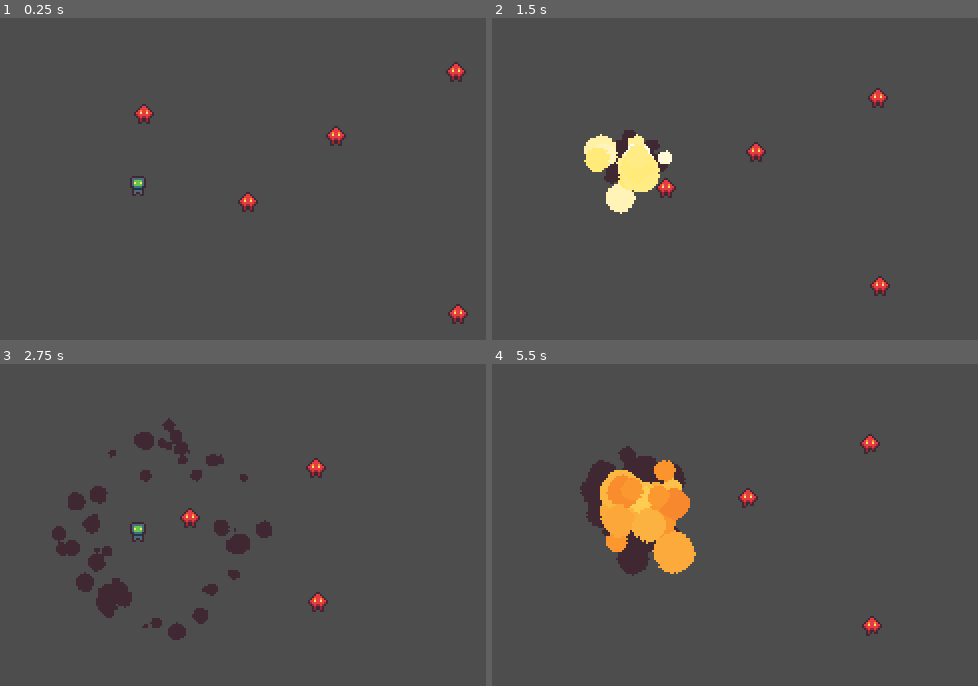
Above: before the commit, frames 1-4 (two rows, left to right).
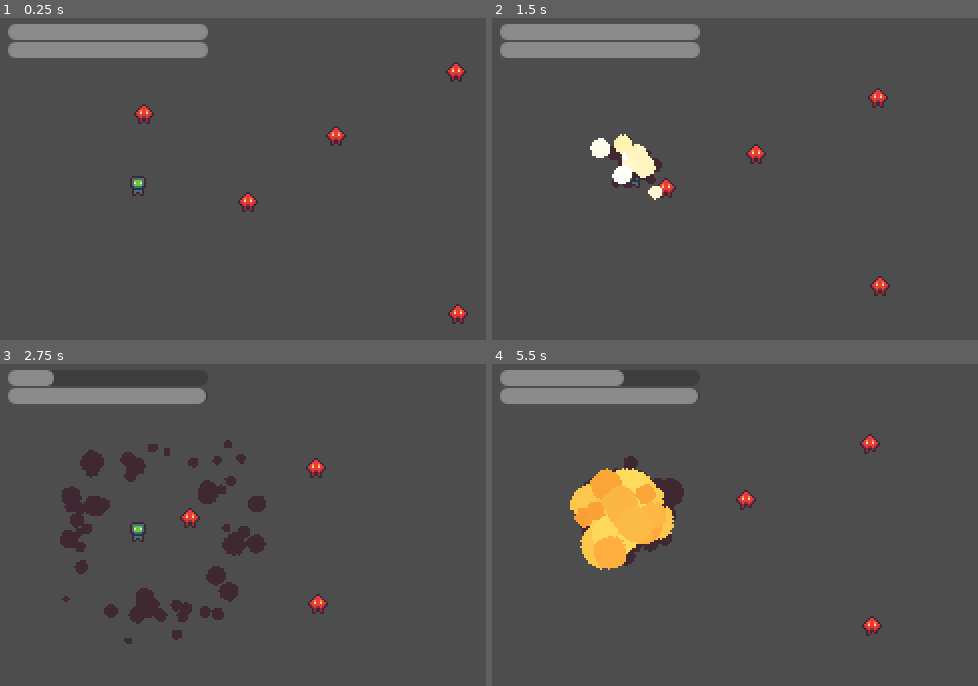
Above: after the commit, the same moments.

Repository: OriginTwo/shooter-robot
Game: Godot game, scene res://sources/game/game.tscn
Same seed, same stepped clock (60 frames per second), same inputs: the game is played once before the commit and once after it. Before the commit the project has no main scene; this scene is started directly in both runs.
Inputs (mouse positions are in pixels of both pictures, inside the frame that each line leads up to):
- Up to frame 1 (0.25 s): no input
- Up to frame 2 (1.5 s): move the mouse to (880, 179) at 0.52 s; tap D (move_e) at 0.6 s; tap W (move_n) at 0.8, 1.35 s; move the mouse to (652, 214) at 1.27 s
- Up to frame 3 (2.75 s): tap S (move_s) at 1.55, 2.1 s; move the mouse to (325, 463) at 2.02 s; tap A (move_w) at 2.3 s
- Up to frame 4 (5.5 s): move the mouse to (735, 615) at 2.77 s; tap A (move_w) at 2.85 s; click (735, 615) at 3.05 s; move the mouse to (924, 595) at 3.52 s; press the mouse at (924, 595) at 3.53 s; tap D (move_e) at 3.8, 4.35 s; move the mouse to (598, 489) at 4.27 s; release the mouse at (598, 489) at 4.28 s; tap W (move_n) at 4.55, 5.1 s; move the mouse to (788, 541) at 5.02 s; tap S (move_s) at 5.3 s

The runs differ from the first frame. In frame 1, 4.0% of the frame differs, in the area x 1-43%, y 1-13%; in frame 2, 6.9%; in frame 3, 8.9%, in the area x 1-68%, y 1-87%; in frame 4, 8.8%.

Commit message:
add energy

Diff:
--- a/project.godot
+++ b/project.godot
@@ -11,6 +11,7 @@
 [application]
 
 config/name="Everything Has a Cost"
+run/main_scene="res://sources/game/game.tscn"
 config/features=PackedStringArray("4.3", "Forward Plus")
 config/icon="res://icon.svg"
 
--- a/sources/game/game.tscn
+++ b/sources/game/game.tscn
@@ -1,12 +1,13 @@
-[gd_scene load_steps=4 format=3 uid="uid://d2v5rwbvgpdx0"]
+[gd_scene load_steps=5 format=3 uid="uid://d2v5rwbvgpdx0"]
 
+[ext_resource type="PackedScene" uid="uid://bdaeqkxl05bmp" path="res://sources/player/player_ui.tscn" id="3_6fsbk"]
 [ext_resource type="PackedScene" uid="uid://cm5wx8q6yihns" path="res://sources/player/player.tscn" id="7_dx8t4"]
 [ext_resource type="PackedScene" uid="uid://7wy4rpgf0k20" path="res://sources/enemy/enemy_close.tscn" id="10_hwl8f"]
 
 [sub_resource type="NavigationPolygon" id="NavigationPolygon_m04fi"]
-vertices = PackedVector2Array(242.938, 167.039, 20.9375, 167.953, 20.0469, 19.9531, 242.047, 19.0391)
+vertices = PackedVector2Array(260, 170, 10, 170, 10, 10, 260, 10)
 polygons = Array[PackedInt32Array]([PackedInt32Array(0, 1, 2, 3)])
-outlines = Array[PackedVector2Array]([PackedVector2Array(10, 10, 11, 178, 253, 177, 252, 9)])
+outlines = Array[PackedVector2Array]([PackedVector2Array(0, 0, 0, 180, 270, 180, 270, 0)])
 
 [node name="Game" type="Node2D"]
 y_sort_enabled = true
@@ -35,3 +36,6 @@
 [node name="Projectiles" type="CanvasLayer" parent="." groups=["projectiles"]]
 
 [node name="Particles" type="CanvasLayer" parent="." groups=["particles"]]
+
+[node name="PlayerUI" parent="." node_paths=PackedStringArray("player") instance=ExtResource("3_6fsbk")]
+player = NodePath("../Player")
--- /dev/null
+++ b/sources/player/player_ui.tscn
@@ -0,0 +1,27 @@
+[gd_scene load_steps=2 format=3 uid="uid://bdaeqkxl05bmp"]
+
+[ext_resource type="Script" path="res://sources/player/scripts/player_ui.gd" id="1_5hx48"]
+
+[node name="PlayerUI" type="CanvasLayer"]
+script = ExtResource("1_5hx48")
+
+[node name="VBoxContainer" type="VBoxContainer" parent="."]
+offset_left = 4.0
+offset_top = 4.0
+offset_right = 104.0
+offset_bottom = 44.0
+theme_override_constants/separation = 1
+
+[node name="HealthBar" type="ProgressBar" parent="VBoxContainer"]
+unique_name_in_owner = true
+custom_minimum_size = Vector2(100, 8)
+layout_mode = 2
+max_value = 3.0
+step = 1.0
+show_percentage = false
+
+[node name="EnergyBar" type="ProgressBar" parent="VBoxContainer"]
+unique_name_in_owner = true
+custom_minimum_size = Vector2(100, 8)
+layout_mode = 2
+show_percentage = false
--- a/sources/player/scripts/player.gd
+++ b/sources/player/scripts/player.gd
@@ -1,3 +1,4 @@
+class_name Player
 extends CharacterBody2D
 
 const MAX_SPEED := 40.0
@@ -12,29 +13,80 @@
 
 var state_machine := CallableStateMachine.new()
 
-var input_vector: Vector2
+const MAX_ENERGY: float = 500.0
+const ENERGY_RECHARGE_RATE: float = 50.0        # per second
+const RUNNING_ENERGY_CONSUMPTION: float = 10.0  # per second
+const SHOOTING_ENERGY_CONSUMPTION: float = 20.0 # per shot
+var energy := MAX_ENERGY :
+	set(new_value):
+		var old_value := energy
+		energy = clamp(new_value, 0.0, MAX_ENERGY)
+		if energy < old_value:
+			energy_recharge_cooldown_timer = ENERGY_RECHARGE_COOLDOWN_TIME
+
+# time to wait after energy usage to begin recharge
+const ENERGY_RECHARGE_COOLDOWN_TIME: float = 1.0
+var energy_recharge_cooldown_timer: float
 
 func _ready() -> void:
 	add_to_group("player")
+
+	state_machine.add_state("idle", state_idle_process, Callable(), state_idle_enter)
+	state_machine.add_state("run", Callable(), state_run_physics_process, state_run_enter)
+	state_machine.set_initial_state("idle")
 
 	health_component.depleted.connect(get_tree().call_deferred.bind("reload_current_scene"))
 	hurtbox_component.hurt.connect(print.bind("hurt").unbind(1))
 
 func _unhandled_input(event: InputEvent) -> void:
-	if event.is_action_pressed("shoot") && shoot_cooldown_timer.is_stopped():
+	if event.is_action_pressed("shoot") &&\
+			shoot_cooldown_timer.is_stopped() &&\
+			energy >= SHOOTING_ENERGY_CONSUMPTION:
 		var mouse_pos := get_viewport().get_mouse_position()
 		var laser := laser_spawner.spawn(projectiles_container) as ProjectileComponent
 		laser.direction = laser_spawner.global_position.direction_to(mouse_pos)
 		shoot_cooldown_timer.start()
+		energy -= SHOOTING_ENERGY_CONSUMPTION
 
-func _physics_process(_delta: float) -> void:
-	input_vector.x = Input.get_axis("move_w", "move_e")
-	input_vector.y = Input.get_axis("move_n", "move_s")
+
+func recharge_energy(delta: float) -> void:
+	energy_recharge_cooldown_timer = max(0.0, energy_recharge_cooldown_timer - delta)
+	if energy_recharge_cooldown_timer == 0.0 && energy < MAX_ENERGY:
+		energy += ENERGY_RECHARGE_RATE * delta
+
+
+func state_idle_enter() -> void:
+	sprite.play("idle")
+
+func state_idle_process(_delta: float) -> void:
+	if (Input.is_action_just_pressed("move_w") ||
+			Input.is_action_just_pressed("move_e") ||
+			Input.is_action_just_pressed("move_n") ||
+			Input.is_action_just_pressed("move_s")) &&\
+			energy > 0.0:
+		state_machine.change_state("run")
+
+
+func state_run_enter() -> void:
+	sprite.play("run")
+
+func state_run_physics_process(delta: float) -> void:
+	var input_vector := Vector2.ZERO
+	if energy > 0.0:
+		input_vector.x = Input.get_axis("move_w", "move_e")
+		input_vector.y = Input.get_axis("move_n", "move_s")
 	velocity = input_vector.normalized() * MAX_SPEED
-
-	if !velocity.is_zero_approx():
-		sprite.play("run")
-	else:
-		sprite.play("idle")
+	energy -= RUNNING_ENERGY_CONSUMPTION * delta
 
 	move_and_slide()
+
+	if energy == 0.0 || input_vector == Vector2.ZERO:
+		state_machine.change_state("idle")
+
+
+func _process(delta: float) -> void:
+	state_machine.process(delta)
+	recharge_energy(delta)
+
+func _physics_process(delta: float) -> void:
+	state_machine.physics_process(delta)
--- /dev/null
+++ b/sources/player/scripts/player_ui.gd
@@ -0,0 +1,23 @@
+extends CanvasLayer
+
+@export var player: Player
+
+@onready var health_bar: ProgressBar = %HealthBar
+@onready var energy_bar: ProgressBar = %EnergyBar
+
+var player_health: HealthComponent
+
+func _ready() -> void:
+	player_health = player.get_node("HealthComponent")
+	player_health.changed.connect(on_player_health_changed)
+
+	health_bar.max_value = float(player_health.max_health)
+	health_bar.value = player_health.health
+	energy_bar.max_value = player.MAX_ENERGY
+	energy_bar.value = player.energy
+
+func _process(_delta: float) -> void:
+	energy_bar.value = player.energy
+
+func on_player_health_changed(new_amount: int) -> void:
+	health_bar.value = float(new_amount)
Not shown, changed: notes.txt
